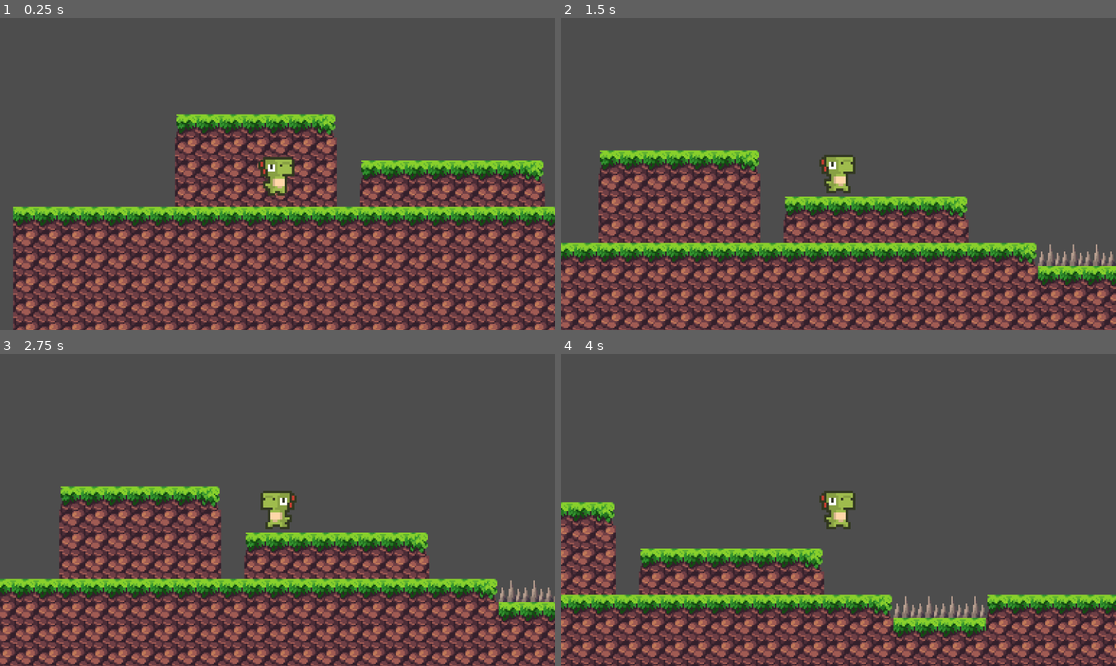
Above: before the commit, frames 1-4 (two rows, left to right).
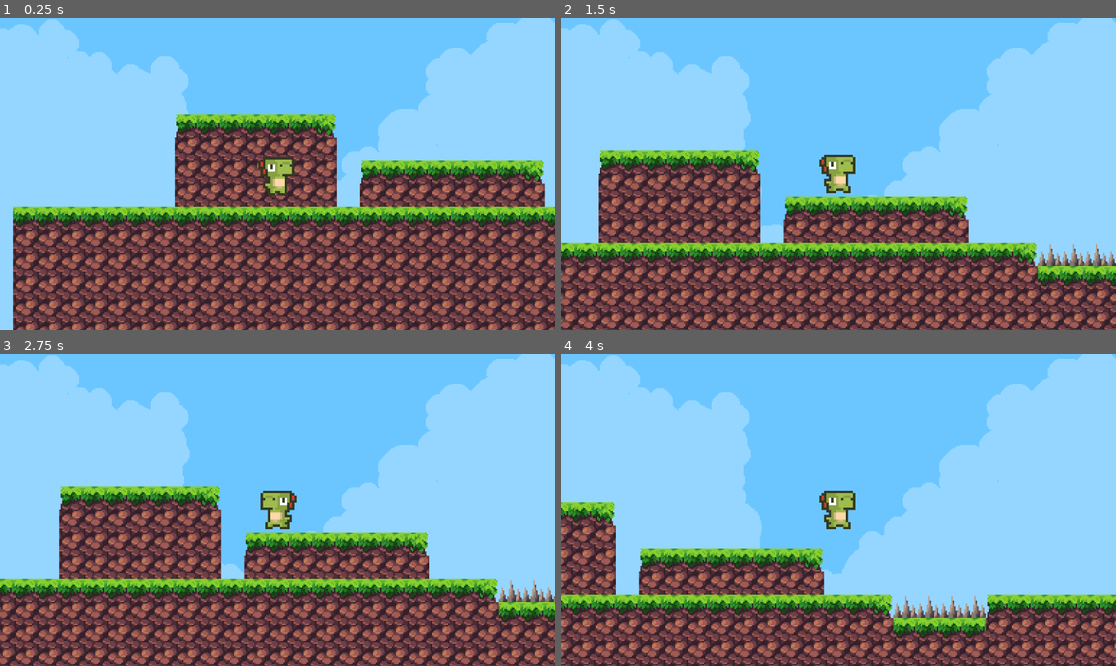
Above: after the commit, the same moments.

Repository: JoshW-7/GodotTutorial
Game: Godot game, scene res://level.tscn
Same seed, same stepped clock (60 frames per second), same inputs: the game is played once before the commit and once after it.
Inputs:
- Up to frame 1 (0.25 s): no input
- Up to frame 2 (1.5 s): tap Enter (ui_accept) at 0.5, 0.77 s; hold Right (ui_right) from 0.53 s (still down)
- Up to frame 3 (2.75 s): tap Enter (ui_accept) at 1.52 s; release Right (ui_right) at 2.03 s; hold Left (ui_left) from 2.03 s (still down)
- Up to frame 4 (4 s): release Left (ui_left) at 2.78 s; hold Right (ui_right) from 2.78 s (still down); tap Enter (ui_accept) at 3.02, 3.77 s

The runs differ from the first frame. In frame 1, 48% of the frame differs, in the area x 0-100%, y 0-100%; in frame 2, 59%; in frame 3, 59%; in frame 4, 70%, in the area x 0-100%, y 0-85%.

Commit message:
Add bg

Diff:
--- a/Workshop1/level.tscn
+++ b/Workshop1/level.tscn
@@ -1,8 +1,9 @@
-[gd_scene load_steps=6 format=3 uid="uid://dwacy2escec00"]
+[gd_scene load_steps=7 format=3 uid="uid://dwacy2escec00"]
 
 [ext_resource type="Texture2D" uid="uid://bt5ceebnnbnt7" path="res://assets/tile_atlas.png" id="2_pacu2"]
 [ext_resource type="PackedScene" uid="uid://tqg41x1ap7uj" path="res://player.tscn" id="2_sihvs"]
 [ext_resource type="AudioStream" uid="uid://bono1o6u6jsdo" path="res://assets/04 - Bubble Daze.mp3" id="3_2w4jd"]
+[ext_resource type="Texture2D" uid="uid://cebdqjsxdx8k6" path="res://assets/Background_2.png" id="4_h2v7d"]
 
 [sub_resource type="TileSetAtlasSource" id="TileSetAtlasSource_7ijxr"]
 texture = ExtResource("2_pacu2")
@@ -1728,3 +1729,12 @@
 [node name="AudioStreamPlayer" type="AudioStreamPlayer" parent="."]
 stream = ExtResource("3_2w4jd")
 volume_db = -5.0
+
+[node name="ParallaxBackground" type="ParallaxBackground" parent="."]
+
+[node name="TextureRect" type="TextureRect" parent="ParallaxBackground"]
+offset_left = -7.0
+offset_top = -7.0
+offset_right = 1169.0
+offset_bottom = 659.0
+texture = ExtResource("4_h2v7d")
Binary file added: Workshop1/assets/Background_1.png
Not shown, added: Workshop1/assets/Background_1.png.import
Binary file added: Workshop1/assets/Background_2.png
Not shown, added: Workshop1/assets/Background_2.png.import
Not shown, added: Workshop0/assets/Background_1.png
Not shown, added: Workshop0/assets/Background_1.png.import
Not shown, added: Workshop0/assets/Background_2.png
Not shown, added: Workshop0/assets/Background_2.png.import
